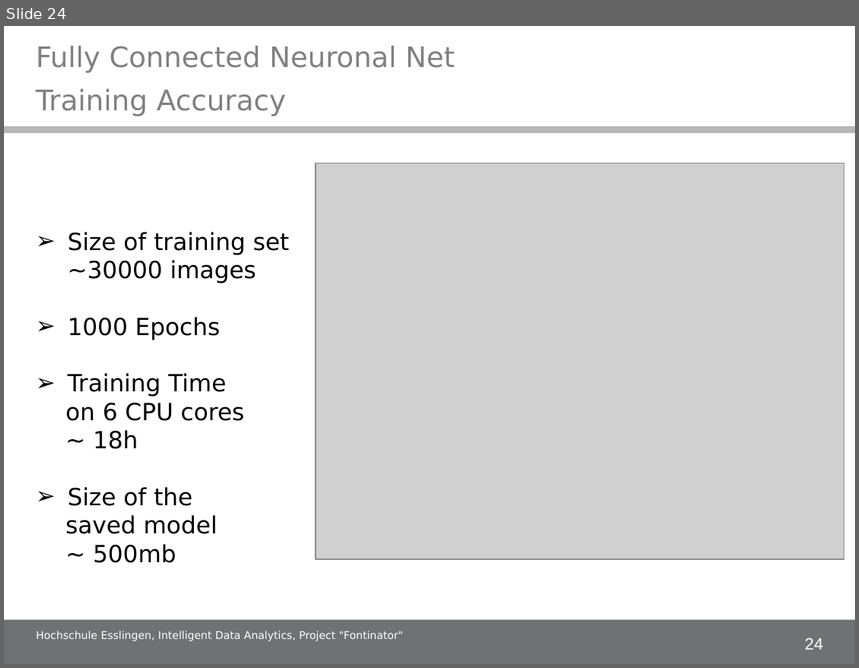
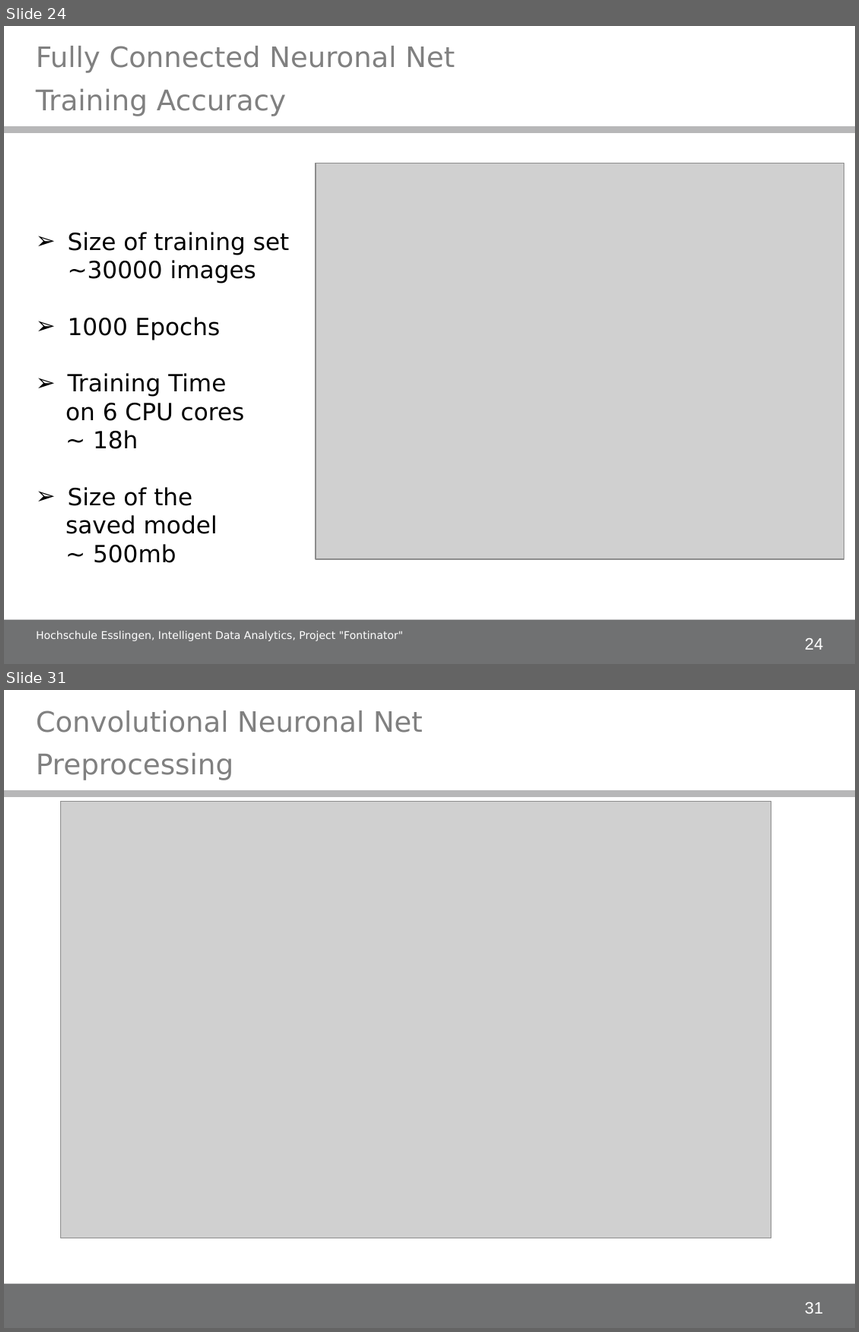
Before and after one commit to alex-ta/Fontinator, a slide deck: Documents/IDA_project_presentation.ppt. Shown one above the other, each under a label of ours: slide 24 before the commit, slides 24 and 31 after it; the slides between them are not shown. The pictures are 859x668 and 859x1332 pixels, drawn with LibreOffice and Linux fonts; fonts in the diff are those of the drawing; grey boxes stand for pictures; background and template pictures are left out. Boxes give left, top, right and bottom in pixels: in the first picture for what was removed or moved away, otherwise in the second. Text is boxed around its words. In the diff, an @@ line names an element or a change of style, - is before the commit and + after.

```diff
--- a/Documents/IDA_project_presentation.ppt
+++ b/Documents/IDA_project_presentation.ppt
@@ slide 31 added at (4, 690, 855, 1328), background #FFFFFF; not listed: 3 template elements that a slide beside it also shows @@
@@ text added at (36, 711, 423, 733), 23.8 pt, text #808080 @@
+Convolutional Neuronal Net
@@ title added at (36, 752, 234, 780), 24 pt, text #808080 @@
+Preprocessing
@@ picture added at (61, 802, 772, 1239) @@
```
Also in this commit, not shown: 6 slides changed, 3 other slides added, 8 slides removed.
